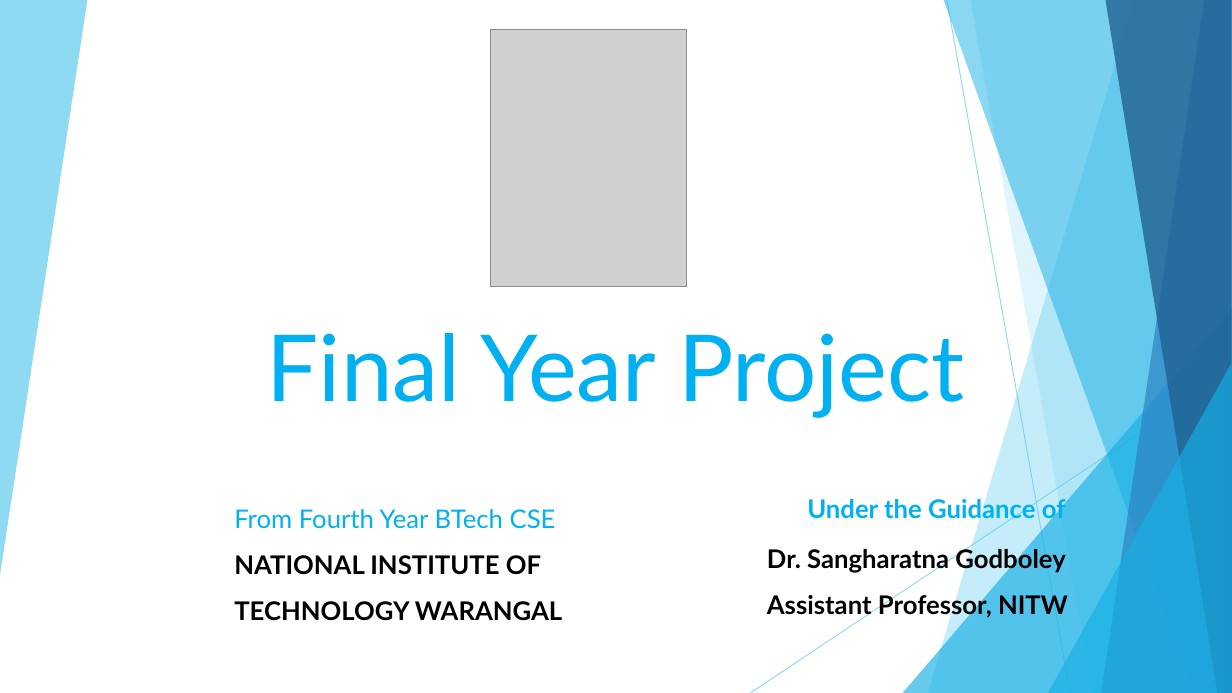
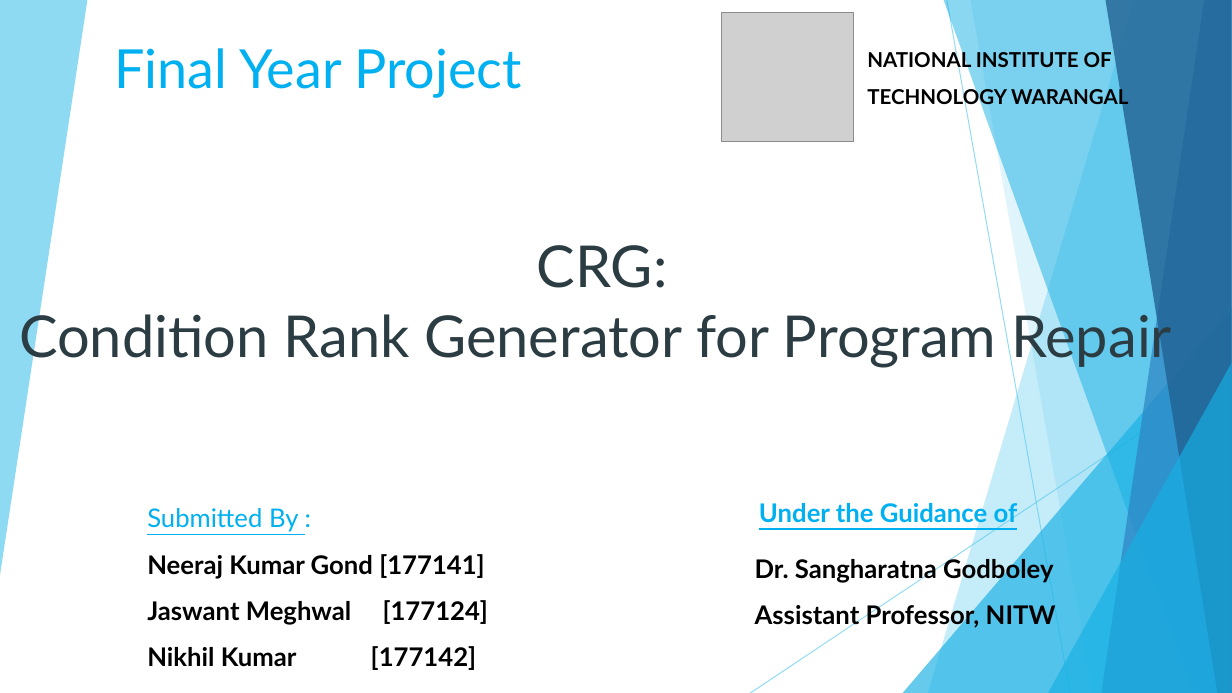
Before and after one commit to Neeraj921721/FYP, a slide deck: slide 1 of Docs/FYP PRESENTATION.pptx. Drawn at 1232x693 pixels with LibreOffice and Linux fonts; fonts in the diff are those of the drawing; grey boxes stand for pictures. Boxes give left, top, right and bottom in pixels: in the first picture for what was removed or moved away, otherwise in the second. Text is boxed around its words. In the diff, an @@ line names an element or a change of style, - is before the commit and + after.

```diff
--- a/Docs/FYP PRESENTATION.pptx
+++ b/Docs/FYP PRESENTATION.pptx
@@ picture: place and size @@
-picture at (491,29,687,286)
+picture at (722,13,853,141)
@@ text "Final Year Project": place and size @@
-text "Final Year Project" at (267,333,965,418)
+text "Final Year Project" at (115,48,521,98)
@@ text "Final Year Project" at (115,48,521,98): size 72 to 42 pt @@
@@ text added at (867,49,1128,109), 16 pt, text #000000, bold @@
+NATIONAL INSTITUTE OF TECHNOLOGY WARANGAL
@@ text added at (19,245,1172,367), 45 pt, text #2C3C43 @@
+CRG:
+Condition Rank Generator for Program Repair
@@ text at (147,508,488,670): text changed @@
-From Fourth Year BTech CSE
-NATIONAL INSTITUTE OF TECHNOLOGY WARANGAL
+Submitted By :
+Neeraj Kumar Gond [177141]
+Jaswant Meghwal [177124]
+Nikhil Kumar [177142]
@@ text "Under the Guidance of": place and size @@
-text "Under the Guidance of" at (807,496,1066,523)
+text "Under the Guidance of" at (759,500,1018,527)
@@ text "Under the Guidance of" at (759,500,1018,527): underline on @@
@@ text "Dr. Sangharatna Godboley": place and size @@
-text "Dr. Sangharatna Godboley" at (767,546,1068,619)
+text "Dr. Sangharatna Godboley" at (755,556,1056,629)
```
Also in this commit, not shown: 17 other slides changed, 2 slides added, 1 slide removed, 2 other files.
